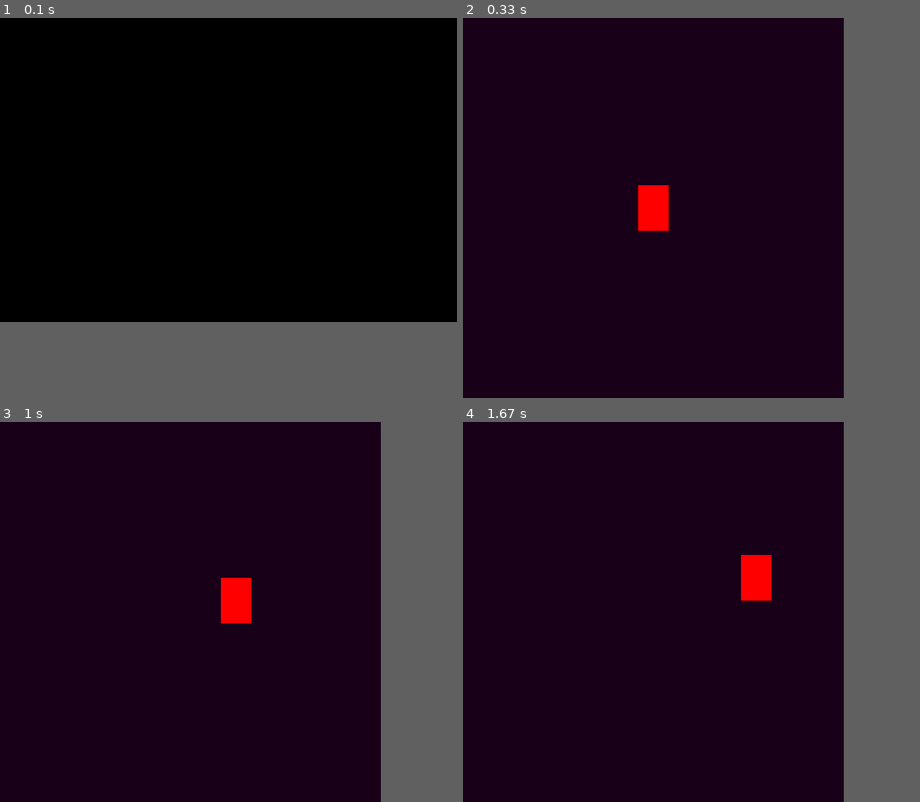
Above: before the commit, frames 1-4 (two rows, left to right).
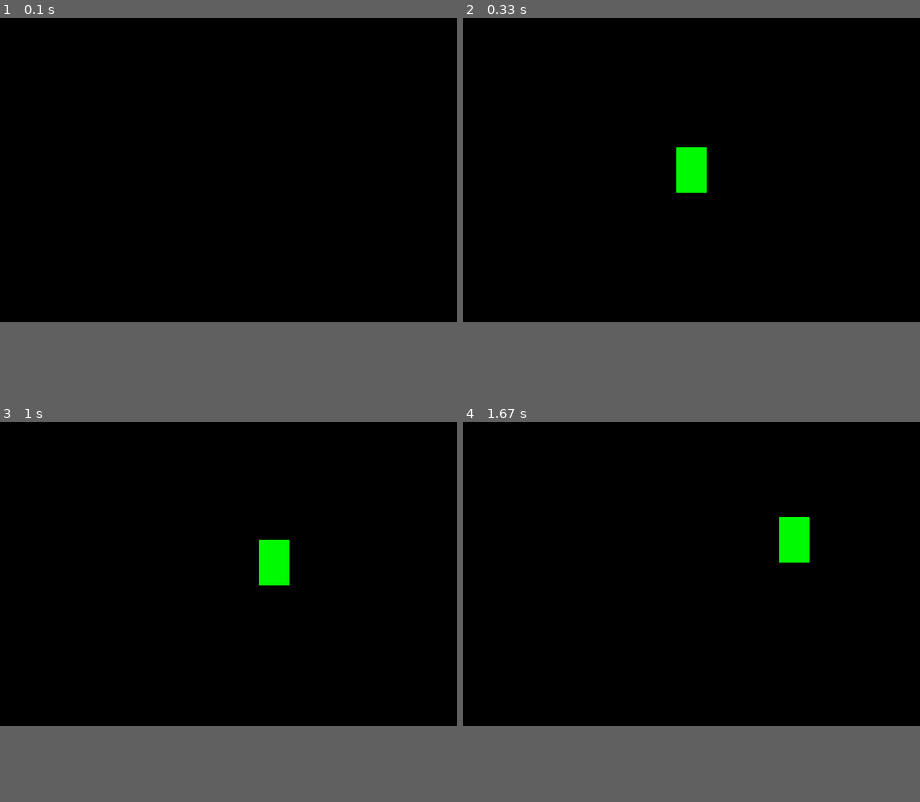
Above: after the commit, the same moments.

Repository: kolyasalubov/UA-12-10-23.PythonFundamentals
Game: pygame game, started from DMan/HW9/9.2.py
Same seed, same stepped clock (60 frames per second), same inputs: the game is played once before the commit and once after it.
Inputs:
- Up to frame 1 (0.1 s): no input
- Up to frame 2 (0.33 s): no input
- Up to frame 3 (1 s): hold Right 0.33-0.8 s; hold Up from 0.83 s (still down)
- Up to frame 4 (1.67 s): release Up at 1.13 s; hold Right 1.17-1.63 s
In frame 2 the window is 500x500 before the commit and 600x400 after it. Grey fills any space a smaller window leaves; there, only what the larger window draws over its background counts as a difference.

Frame 1 is identical in both runs. In frame 2, 67% of the frame differs, in the area x 0-84%, y 0-80%; in frame 3, 67%; in frame 4, 67%.

Commit message:
removed full screen mode in the task 9.2

Diff:
--- a/DMan/HW9/9.2.py
+++ b/DMan/HW9/9.2.py
@@ -4,23 +4,23 @@
 # та інші константи
 FPS = 60
 
-WIDTH_DISPLAY=500
-HEIGHT_DISPLAY=500
+WIDTH_DISPLAY=600
+HEIGHT_DISPLAY=400
 
 WHITE_COLOR = (255, 255, 255)
 ORANGE_COLOR = (255, 150, 100)
 
-COORD_X = WIDTH_DISPLAY/2 - 20
-COORD_Y = HEIGHT_DISPLAY/2 - 30
 WIDTH_RECTANGLE = 40
 HEIGHT_RECTANGLE = 60
-DELTA_STEP = 15
+COORD_X = WIDTH_DISPLAY/2 - WIDTH_RECTANGLE/2     # змістив початкову точку до центру
+COORD_Y = HEIGHT_DISPLAY/2 - HEIGHT_RECTANGLE/2
+DELTA_STEP = 15                                   # збільшив крок
 
-# ініціалізація та створення об'єктів
 pygame.init()
 pygame.display.set_mode((600, 400))
 
-gameDisplay=pygame.display.set_mode((WIDTH_DISPLAY, HEIGHT_DISPLAY), pygame.RESIZABLE)
+# убрав повноекранний режим:
+gameDisplay = pygame.display.set_mode((WIDTH_DISPLAY, HEIGHT_DISPLAY), pygame.RESIZABLE)
 
 pygame.display.set_caption("My first game")
 
@@ -36,25 +36,28 @@
 
     keys = pygame.key.get_pressed()
 
-    if keys[pygame.K_LEFT] and COORD_X > DELTA_STEP:
+    if keys[pygame.K_LEFT] and COORD_X > 10:
         COORD_X = COORD_X - DELTA_STEP
     if keys[pygame.K_RIGHT] and COORD_X < WIDTH_DISPLAY - 3*DELTA_STEP :
         COORD_X = COORD_X + DELTA_STEP
-    # if COORD_X >= WIDTH_DISPLAY:
-    #     COORD_X = WIDTH_DISPLAY-40
-    if keys[pygame.K_UP] and COORD_Y > DELTA_STEP:
+    if keys[pygame.K_UP] and COORD_Y > 0:
         COORD_Y = COORD_Y - DELTA_STEP
     if keys[pygame.K_DOWN] and COORD_Y < HEIGHT_DISPLAY - 4*DELTA_STEP:
         COORD_Y = COORD_Y + DELTA_STEP
+         # або ж таким чином, тільки тоді прямокутник буде виходити
+         # за межі екрану, но потім одразу ж вертатись:
+    # if COORD_X >= WIDTH_DISPLAY:
+    #     COORD_X = WIDTH_DISPLAY-40
     # if COORD_Y >= HEIGHT_DISPLAY:
     #     COORD_Y = HEIGHT_DISPLAY-60
-    if keys[pygame.K_ESCAPE]:
+
+    if keys[pygame.K_ESCAPE]:  # добавив вихід через кнопку "ESCAPE"
         run = False
 
 
-    gameDisplay.fill((25,0,25))
+    gameDisplay.fill((0, 0, 0))
 
-    pygame.draw.rect(gameDisplay, (255,0,0), [COORD_X,
+    pygame.draw.rect(gameDisplay, (0, 250, 0), [COORD_X,   #змінив на зелений
                                         COORD_Y,
                                         WIDTH_RECTANGLE,
                                         HEIGHT_RECTANGLE])
